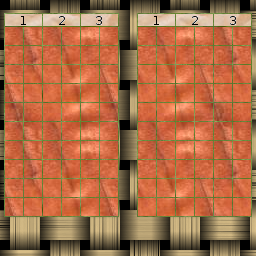
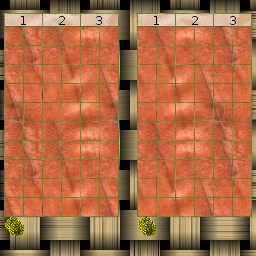
Comparing the layer stacks of the two (256, 256) images. Changes:
added layer "Moeda4" above "Moeda3" over [141,221,156,236]
added layer "Moeda3" above "Moeda2" over [9,221,24,236]
added layer "Moeda2" above "Moeda" over [138,217,153,232]
added layer "Moeda" above "Arrière-plan" over [5,217,20,232]
